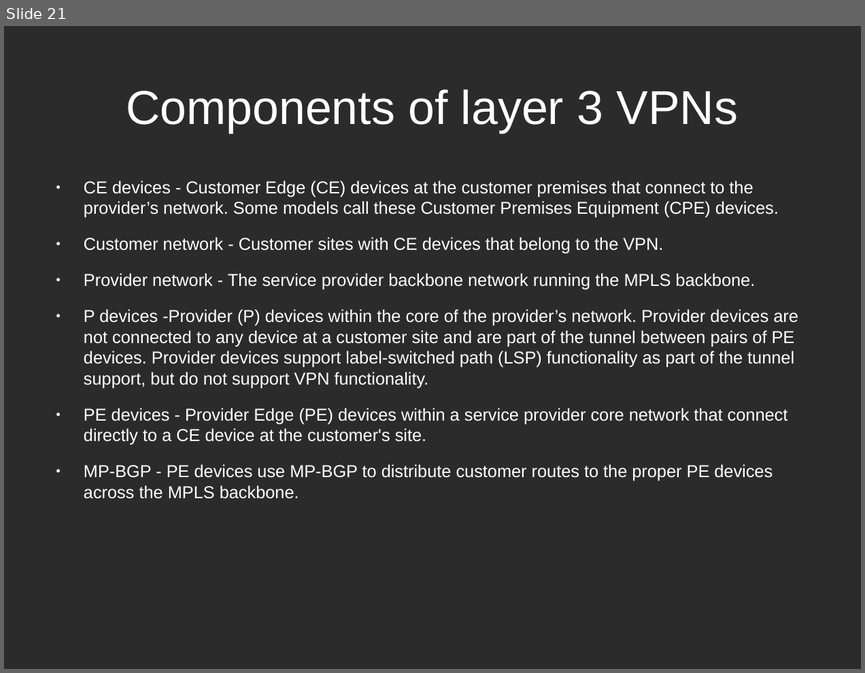
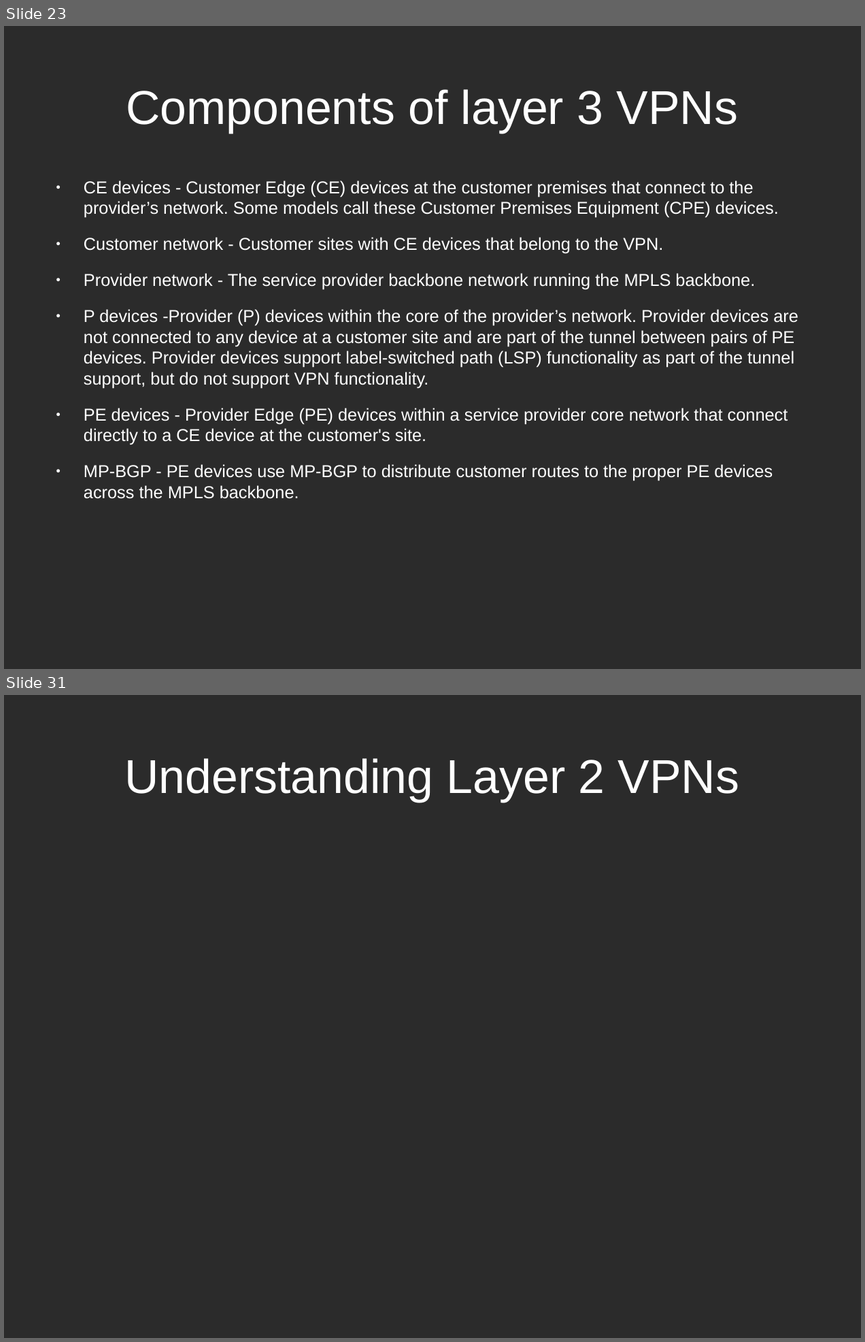
Before and after one commit to hoangphuocbk/tungsten-document, a slide deck: Networking-Tungsten.odp. Shown one above the other, each under a label of ours: slide 21 before the commit, slides 23 and 31 after it; the slides between them are not shown. The pictures are 865x673 and 865x1342 pixels, drawn with LibreOffice and Linux fonts; fonts in the diff are those of the drawing; background and template pictures are left out; a plain dark background stands for a picture behind light text. Boxes give left, top, right and bottom in pixels: in the first picture for what was removed or moved away, otherwise in the second. Text is boxed around its words. In the diff, an @@ line names an element or a change of style, - is before the commit and + after.

```diff
--- a/Networking-Tungsten.odp
+++ b/Networking-Tungsten.odp
@@ slide 31 added at <box>4,695,861,1338</box>, background picture (left out) @@
@@ title added at <box>124,758,739,802</box>, 44 pt, text #FFFFFF @@
+Understanding Layer 2 VPNs
@@ what was slide 21 is now slide 23 @@
```
Also in this commit, not shown: 2 slides changed, 8 other slides added, 1 slide removed.
